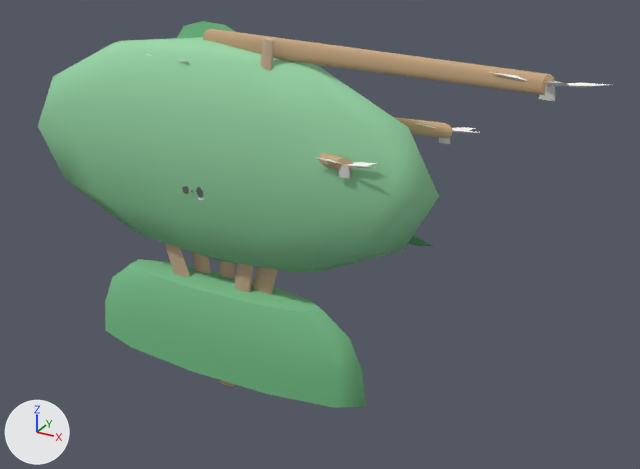
Before and after pictures for a commit that changed the glTF model web-forest/public/model/species/tabernaemontana-divaricata.glb.
Before and after are seen from a 50 mm camera at (0.702, -1.181, 0.906) aimed at (0.041, 0.019, 0.306). The axes (+X, +Y, +Z) are drawn at lower left. The lights are the same throughout. The older version comes first. Where no turn or scale is listed for an object, it has been applied to the vertices. Vertices at exactly the same position are counted once.

The first picture shows 'clump', 'p0', 'p16', 'p18', 'p19', 'p20', 'p23'.
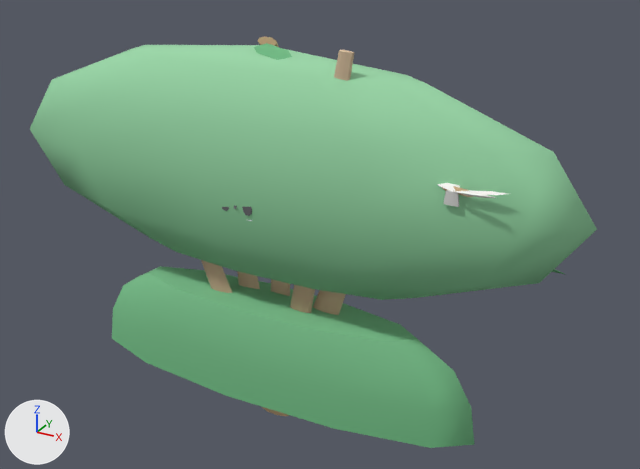
ob_body is not drawn itself; it is the parent of ob_clump, ob_p0, ob_p1, ob_p2, ob_p3, ob_p4, ob_p5, ob_p6.

Where the newer file only moved an object's origin or applied its transform, the numbers keep the older frame.

Where the change shows, as pixel boxes (x1, y1, x2, y2) in the pictures (640 x 469 px; the box of a moved part takes in the faces that stretch with it):
'clump', reshaped, moved, rescaled (41% wider, 9% taller)
    before: (38, 37, 439, 408)
    after: (30, 45, 597, 448)
'p23', reshaped, moved, rescaled (90% narrower, 75% shorter)
    before: (203, 29, 608, 101)
    after: (254, 43, 292, 60)
'p18', reshaped, moved, rescaled
    before: (314, 153, 377, 179)
    after: (437, 183, 507, 207)
'p20', moved, rescaled (not visible afterwards)
    before: (394, 117, 481, 144)
'p19', reshaped, moved, rescaled (mostly hidden afterwards)
    before: (177, 21, 235, 39)
    after: (258, 37, 279, 47)
'p16', moved, rescaled (mostly hidden)
    before: (408, 236, 433, 246)
    after: (552, 269, 564, 274)
'p0', moved, rescaled (mostly hidden)
    before: (219, 380, 234, 386)
    after: (262, 407, 289, 416)
'p21', moved, rescaled (not visible afterwards)
    before: (146, 54, 190, 63)
part 1 of me_mesh_0, moved or reshaped
    before: (38, 37, 439, 272)
    after: (30, 45, 597, 300)
part 2 of me_mesh_0, moved or reshaped
    before: (105, 259, 366, 408)
    after: (112, 266, 475, 448)
part 3 of me_mesh_0, moved or reshaped
    before: (196, 187, 203, 197)
    after: (242, 207, 252, 216)
part 4 of me_mesh_0, moved or reshaped
    before: (182, 186, 188, 194)
    after: (222, 207, 229, 211)
part 6 of me_mesh_18, rebuilt (11% wider, 9% taller)
    before: (314, 157, 377, 179)
    after: (437, 183, 507, 207)
part 7 of me_mesh_18, moved or reshaped
    before: (318, 153, 353, 170)
    after: (442, 186, 474, 197)
part 9 of me_mesh_20, deleted
    before: (415, 123, 481, 144)
part 10 of me_mesh_20, built on (beige)
    before: (394, 117, 452, 138)
part 11 of me_mesh_23, deleted
    before: (490, 72, 608, 101)
part 12 of me_mesh_23, cut back
    before: (203, 29, 555, 94)
    after: (254, 43, 292, 60)

What changed in the scene script:
```text
Change me_mesh_0:
    used by ob_clump; parent = ob_body; location = (0.0, 0.0, 0.0)
    remove me_mesh_0.from_pydata(...)  # 459 vertices, 850 faces; spans x -0.302..0.315, y -0.311..0.311, z 0.0..1.0
    add me_mesh_0.from_pydata(...)  # 459 vertices, 850 faces; spans x -0.323..0.337, y -0.333..0.333, z 0.0..1.0
    me_mesh_0 part 1: the loose piece of 57 vertices spanning x -0.302..0.315, y -0.311..0.311, z 0.377..0.976 is scaled about its middle by (1.07, 1.07, 1)
    me_mesh_0 part 2: the loose piece of 46 vertices spanning x -0.218..0.227, y -0.225..0.225, z 0.057..0.328 is scaled about its middle by (1.07, 1.07, 1)
    me_mesh_0 part 3: the loose piece of 22 vertices spanning x 0.006..0.016, y -0.292..-0.279, z 0.601..0.628 is scaled about its middle by (1.2, 1.07, 1.45), then moved by (0.002, -0.02, 0.015)
    me_mesh_0 part 4: the loose piece of 22 vertices spanning x -0.016..-0.006, y -0.292..-0.279, z 0.601..0.628 is scaled about its middle by (1.2, 1.07, 1.45), then moved by (-0.002, -0.02, 0.015)
    other edits to the shape of me_mesh_0 do not show in these pictures
Change me_mesh_16:
    remove me_mesh_16.from_pydata(...)  # 37 vertices, 68 faces; spans x -0.029..0.379, y -0.006..0.068, z -0.113..0.018
    add me_mesh_16.from_pydata(...)  # 37 vertices, 68 faces; spans x 0.077..0.582, y -0.019..0.084, z -0.114..0.02
    me_mesh_16 part 5: the whole mesh is scaled about its middle by (1.24, 1.39, 1.02), then moved by (0.154, 0.001, 0.0)
Change me_mesh_18:
    used by ob_p18; parent = ob_body; location = (0.0, 0.0, 0.746)
    remove me_mesh_18.from_pydata(...)  # 60 vertices, 104 faces; spans x -0.013..0.257, y -0.282..0.013, z -0.03..0.019
    add me_mesh_18.from_pydata(...)  # 67 vertices, 120 faces; spans x -0.006..0.27, y -0.284..0.007, z -0.03..0.012
    me_mesh_18 part 6: the loose piece of 40 vertices spanning x 0.171..0.257, y -0.282..-0.195, z -0.03..0.012 is rebuilt with 47 vertices and now spans x 0.199..0.27, y -0.284..-0.188, z -0.03..0.012
    me_mesh_18 part 7: 19 vertices removed from x -0.013..0.225, y -0.248..0.013, z -0.019..0.019; 19 vertices added at x -0.006..0.24, y -0.241..0.007, z -0.009..0.009
Change me_mesh_19:
    used by ob_p19; parent = ob_body; location = (0.0, 0.0, 0.97); rotation_euler = (0.0, -0.0497, 0.0), in degrees (0, -2.8, 0)
    remove me_mesh_19.from_pydata(...)  # 37 vertices, 68 faces; spans x -0.238..0.152, y -0.028..0.651, z -0.439..0.041
    add me_mesh_19.from_pydata(...)  # 38 vertices, 68 faces; spans x -0.238..0.152, y -0.003..0.651, z -0.439..0.011
    me_mesh_19 part 8
    18 vertices are removed from x -0.05..0.048, y -0.028..0.15, z -0.118..0.041
    36 faces are deleted
    19 vertices are added at x -0.052..0.011, y -0.003..0.393, z -0.097..0.011
    36 new faces join them
Change me_mesh_20:
    used by ob_p20; parent = ob_body; location = (0.0, 0.0, 0.805)
    remove me_mesh_20.from_pydata(...)  # 60 vertices, 104 faces; spans x -0.014..0.348, y -0.017..0.274, z -0.03..0.022
    add me_mesh_20.from_pydata(...)  # 10 vertices, 16 faces; spans x -0.052..0.0, y -0.069..0.0, z -0.027..0.0
    me_mesh_20 part 9: the loose piece of 40 vertices spanning x 0.254..0.348, y 0.18..0.274, z -0.03..0.012 is deleted
    me_mesh_20 part 10
    19 vertices are removed from x -0.014..0.311, y -0.017..0.241, z -0.022..0.022
    36 faces are deleted
    9 vertices are added at x -0.052..-0.001, y -0.069..-0.011, z -0.027..-0.005
    16 new faces join them
Change me_mesh_23:
    used by ob_p23; parent = ob_body; location = (0.0, 0.0, 0.97)
    remove me_mesh_23.from_pydata(...)  # 60 vertices, 104 faces; spans x -0.007..0.497, y -0.183..0.026, z -0.03..0.027
    add me_mesh_23.from_pydata(...)  # 10 vertices, 16 faces; spans x -0.012..0.035, y -0.083..0.0, z -0.027..0.0
    me_mesh_23 part 11: the loose piece of 40 vertices spanning x 0.369..0.497, y -0.183..-0.055, z -0.03..0.013 is deleted
    me_mesh_23 part 12
    19 vertices are removed from x -0.007..0.439, y -0.139..0.026, z -0.027..0.027
    36 faces are deleted
    9 vertices are added at x -0.012..0.035, y -0.083..-0.022, z -0.027..-0.005
    16 new faces join them
Change ob_body:
    ob_body.location: (-0.123, -0.0399, 0.0) -> (-0.0104, -0.0505, 0.0)
    ob_body.scale: (1.25, 0.235, 0.647) -> (1.52, 0.318, 0.647)
Change ob_p0:
    ob_p0.location: (0.0, 0.0, -0.0089) -> (0.0, 0.0, -0.0359)
Change ob_p18:
    ob_p18.location: (0.0, 0.0, 0.746) -> (0.0, 0.0, 0.749)
Change ob_p19:
    ob_p19.location: (0.0, 0.0, 0.97) -> (0.0, 0.0, 0.985)
Change ob_p23:
    ob_p23.location: (0.0, 0.0, 0.97) -> (0.0, 0.0, 0.981)
```
